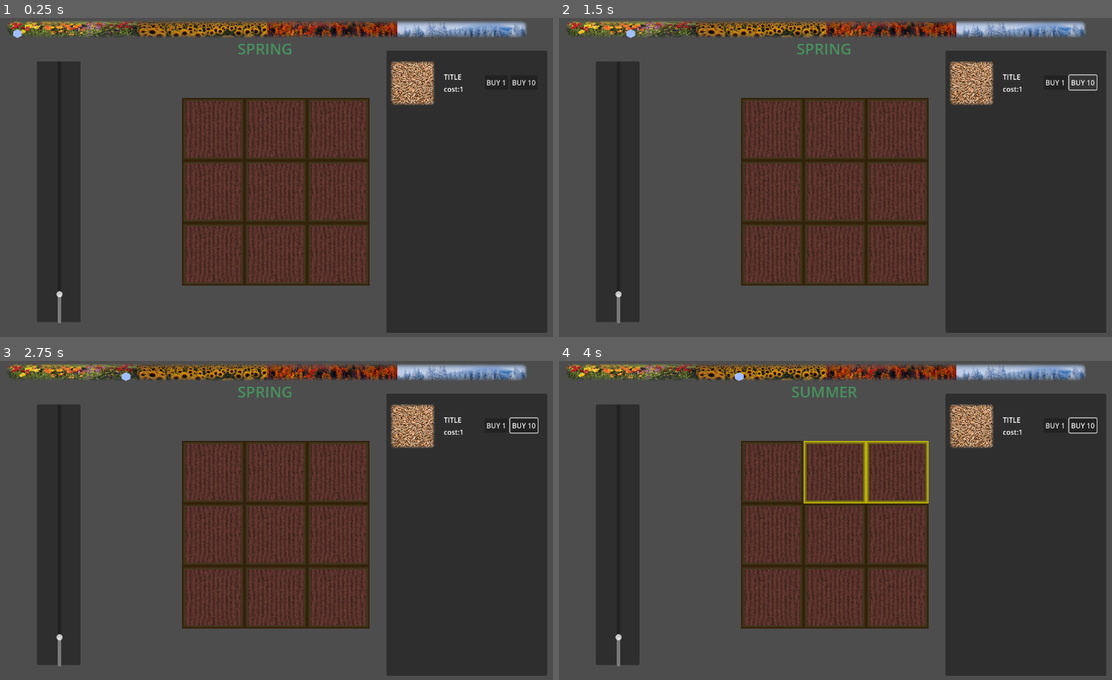
Above: before the commit, frames 1-4 (two rows, left to right).
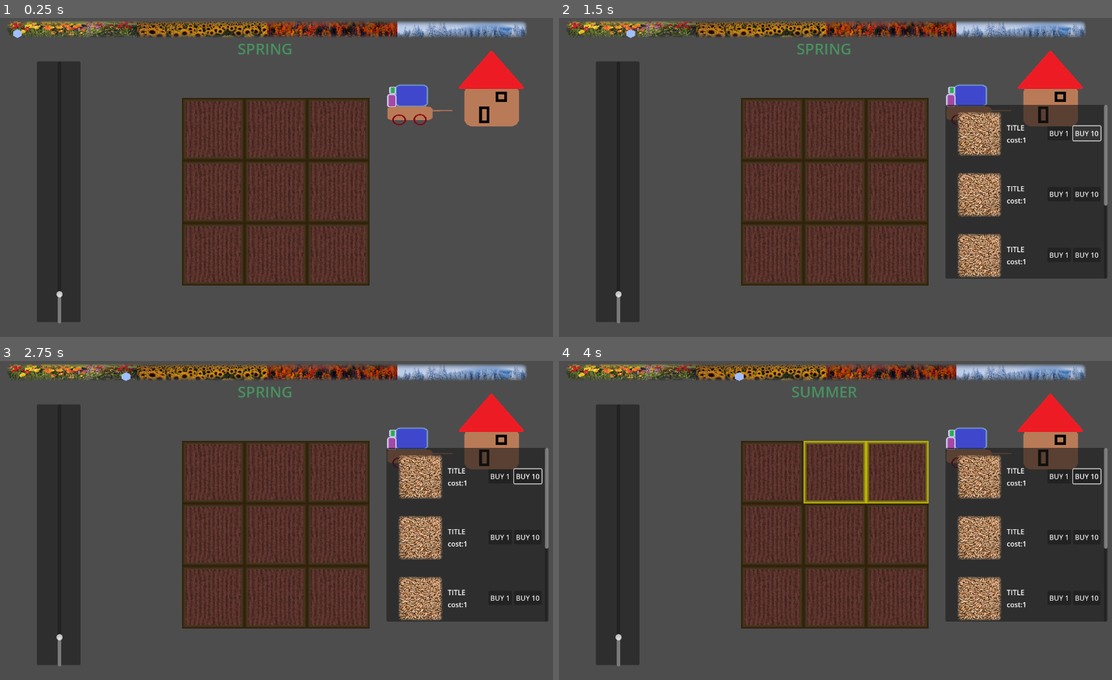
Above: after the commit, the same moments.

Repository: jintachi/GWJ85
Game: Godot game, scene res://scenes/main.tscn
The game is run twice, just before and just after one commit, with the same random seed, the same clock (stepped at 60 frames per second) and the same inputs.
Inputs (mouse positions are in pixels of both pictures, inside the frame that each line leads up to):
- Up to frame 1 (0.25 s): no input
- Up to frame 2 (1.5 s): click (1056, 81) at 0.5 s, where only the run before the commit has a clickable "BUY 1"; click "BUY 10" at 1.25 s
- Up to frame 3 (2.75 s): tap Enter at 2 s; move the mouse to (215, 472) at 2.02 s; hold E (turn_right) from 2.03 s (still down); hold Shift from 2.03 s (still down); click (215, 472) at 2.17 s
- Up to frame 4 (4 s): tap Space at 2.75 s; move the mouse to (835, 472) at 2.77 s; release E (turn_right) at 2.78 s; release Shift at 2.78 s; hold Q (turn_left) 2.78-3.53 s; tap Ctrl at 2.85 s; click (835, 472) at 2.92 s; tap Enter at 3.5 s; move the mouse to (896, 472) at 3.52 s; hold E (turn_right) from 3.53 s (still down); hold Shift from 3.53 s (still down); click (896, 472) at 3.67 s

The runs differ from the first frame. In frame 1, 25% of the frame differs, in the area x 69-99%, y 10-99%; in frame 2, 14%; in frame 3, 14%; in frame 4, 14%.

Commit message:
its a witch hut
she sells stuff

Diff:
--- a/mechanics/InventorySystem/purchasable.tscn
+++ b/mechanics/InventorySystem/purchasable.tscn
@@ -13,39 +13,40 @@
 itemSprite = NodePath("itemSprite")
 
 [node name="itemSprite" type="Sprite2D" parent="."]
+position = Vector2(78, 67)
 scale = Vector2(0.4, 0.4)
 texture = SubResource("ImageTexture_nlhvf")
 
 [node name="Title" type="RichTextLabel" parent="."]
 layout_mode = 0
-offset_left = 72.0
-offset_top = -26.0
-offset_right = 157.0
-offset_bottom = 7.0
+offset_left = 141.0
+offset_top = 41.0
+offset_right = 226.0
+offset_bottom = 74.0
 text = "TITLE"
 
 [node name="Cost" type="RichTextLabel" parent="."]
 layout_mode = 0
-offset_left = 72.0
-offset_top = 2.0
-offset_right = 157.0
-offset_bottom = 35.0
+offset_left = 141.0
+offset_top = 69.0
+offset_right = 226.0
+offset_bottom = 102.0
 text = "Cost: 100"
 
 [node name="buy1" type="Button" parent="."]
 layout_mode = 0
-offset_left = 166.0
-offset_top = -18.0
-offset_right = 208.0
-offset_bottom = 15.0
+offset_left = 235.0
+offset_top = 49.0
+offset_right = 289.0
+offset_bottom = 82.0
 text = "BUY 1"
 
 [node name="buy10" type="Button" parent="."]
 layout_mode = 0
-offset_left = 225.0
-offset_top = -18.0
-offset_right = 288.0
-offset_bottom = 15.0
+offset_left = 294.0
+offset_top = 49.0
+offset_right = 357.0
+offset_bottom = 82.0
 text = "BUY 10"
 
 [connection signal="button_up" from="buy1" to="." method="_on_buy_1_button_up"]
--- a/scenes/main.tscn
+++ b/scenes/main.tscn
@@ -1,9 +1,15 @@
-[gd_scene load_steps=5 format=3 uid="uid://bf0e0l206u8xd"]
+[gd_scene load_steps=9 format=3 uid="uid://bf0e0l206u8xd"]
 
+[ext_resource type="Texture2D" uid="uid://b4ffjm8nqvu1b" path="res://assets/IMAGES/witch_hut.png" id="1_tefeu"]
 [ext_resource type="Theme" uid="uid://b5ldjeqg05ylx" path="res://assets/THEMES/new_theme.tres" id="2_0wfyh"]
+[ext_resource type="Script" uid="uid://y6eqx6daoss2" path="res://scenes/witch_hut.gd" id="2_o6xl0"]
 [ext_resource type="PackedScene" uid="uid://dovf40pax5p1w" path="res://mechanics/InventorySystem/purchasable.tscn" id="2_sugp2"]
 [ext_resource type="PackedScene" uid="uid://dq4wge02pusmm" path="res://scenes/cell_system/cell_grid.tscn" id="4_jyhfs"]
 [ext_resource type="PackedScene" uid="uid://8petnppadwyk" path="res://scenes/Season/SeasonIndicator.tscn" id="4_tbgi4"]
+[ext_resource type="Texture2D" uid="uid://crlhxe7kpoppn" path="res://assets/IMAGES/travelling_sales.png" id="7_o6xl0"]
+
+[sub_resource type="RectangleShape2D" id="RectangleShape2D_tipki"]
+size = Vector2(150, 196)
 
 [node name="Main" type="Node"]
 
@@ -22,29 +28,57 @@
 offset_bottom = 350.0
 grow_horizontal = 0
 grow_vertical = 2
+tooltip_text = "WITCH HUT -- SHE SELLS STUFF"
+
+[node name="TravellingSales" type="Sprite2D" parent="UI/CenterContainer"]
+position = Vector2(86.9999, 136)
+scale = Vector2(0.699219, 0.554688)
+texture = ExtResource("7_o6xl0")
+
+[node name="WitchHut" type="Sprite2D" parent="UI/CenterContainer"]
+position = Vector2(248, 119)
+scale = Vector2(0.816406, 0.789063)
+texture = ExtResource("1_tefeu")
+script = ExtResource("2_o6xl0")
+
+[node name="Area2D" type="Area2D" parent="UI/CenterContainer/WitchHut"]
+
+[node name="CollisionShape2D" type="CollisionShape2D" parent="UI/CenterContainer/WitchHut/Area2D"]
+position = Vector2(11, 0)
+shape = SubResource("RectangleShape2D_tipki")
 
 [node name="Panel" type="Panel" parent="UI/CenterContainer"]
-custom_minimum_size = Vector2(370, 650)
+visible = false
+custom_minimum_size = Vector2(370, 400)
 layout_mode = 2
 
-[node name="GridContainer" type="GridContainer" parent="UI/CenterContainer/Panel"]
-custom_minimum_size = Vector2(250, 400)
-layout_mode = 1
-anchors_preset = 8
-anchor_left = 0.5
-anchor_top = 0.5
-anchor_right = 0.5
-anchor_bottom = 0.5
-offset_left = -125.0
-offset_top = -250.0
-offset_right = 125.0
-offset_bottom = 250.0
-grow_horizontal = 2
-grow_vertical = 2
+[node name="ScrollContainer" type="ScrollContainer" parent="UI/CenterContainer/Panel"]
+custom_minimum_size = Vector2(300, 400)
+layout_mode = 0
+offset_right = 373.0
+offset_bottom = 400.0
+
+[node name="GridContainer" type="GridContainer" parent="UI/CenterContainer/Panel/ScrollContainer"]
+layout_mode = 2
 theme_override_constants/h_separation = 100
 theme_override_constants/v_separation = 140
 
-[node name="Purchasable" parent="UI/CenterContainer/Panel/GridContainer" instance=ExtResource("2_sugp2")]
+[node name="Purchasable" parent="UI/CenterContainer/Panel/ScrollContainer/GridContainer" instance=ExtResource("2_sugp2")]
+layout_mode = 2
+
+[node name="Purchasable2" parent="UI/CenterContainer/Panel/ScrollContainer/GridContainer" instance=ExtResource("2_sugp2")]
+layout_mode = 2
+
+[node name="Purchasable3" parent="UI/CenterContainer/Panel/ScrollContainer/GridContainer" instance=ExtResource("2_sugp2")]
+layout_mode = 2
+
+[node name="Purchasable4" parent="UI/CenterContainer/Panel/ScrollContainer/GridContainer" instance=ExtResource("2_sugp2")]
+layout_mode = 2
+
+[node name="Purchasable6" parent="UI/CenterContainer/Panel/ScrollContainer/GridContainer" instance=ExtResource("2_sugp2")]
+layout_mode = 2
+
+[node name="Purchasable5" parent="UI/CenterContainer/Panel/ScrollContainer/GridContainer" instance=ExtResource("2_sugp2")]
 layout_mode = 2
 
 [node name="CenterContainer4" type="CenterContainer" parent="UI"]
@@ -97,3 +131,5 @@
 [node name="Node2D" parent="UI/CenterContainer5" instance=ExtResource("4_tbgi4")]
 
 [node name="GameController" type="Node" parent="."]
+
+[connection signal="input_event" from="UI/CenterContainer/WitchHut/Area2D" to="UI/CenterContainer/WitchHut" method="_on_area_2d_input_event"]
--- /dev/null
+++ b/scenes/witch_hut.gd
@@ -0,0 +1,6 @@
+extends Sprite2D
+
+
+func _on_area_2d_input_event(viewport: Node, event: InputEvent, shape_idx: int) -> void:
+	if event is InputEventMouseButton and event.button_index ==1 and event.pressed == false:
+		$"../Panel".visible = !$"../Panel".visible
Binary file added: assets/IMAGES/travelling_sales.png
Not shown, added: assets/IMAGES/travelling_sales.png.import
Binary file added: assets/IMAGES/witch_hut.png
Not shown, added: assets/IMAGES/witch_hut.png.import
Not shown, added: scenes/witch_hut.gd.uid
